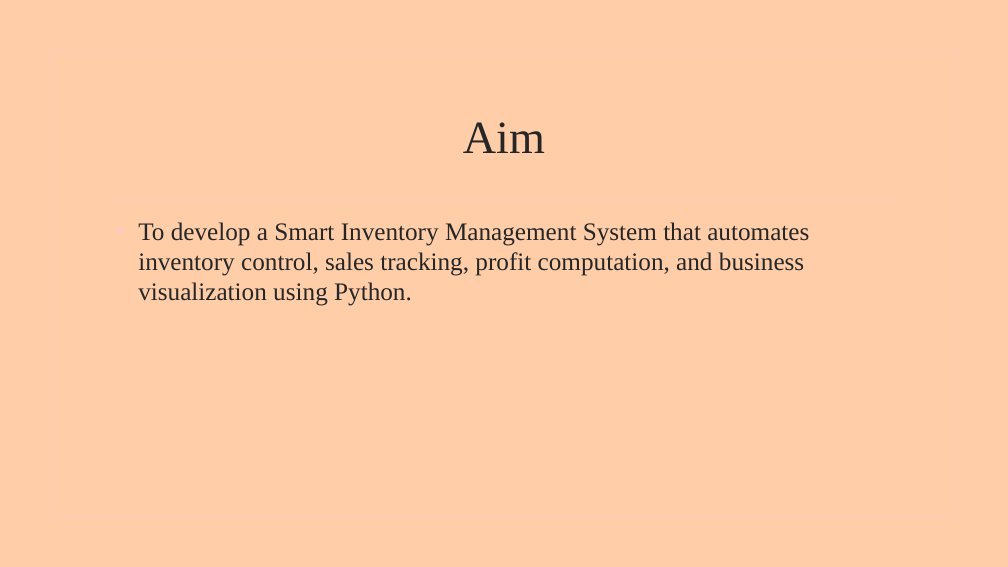
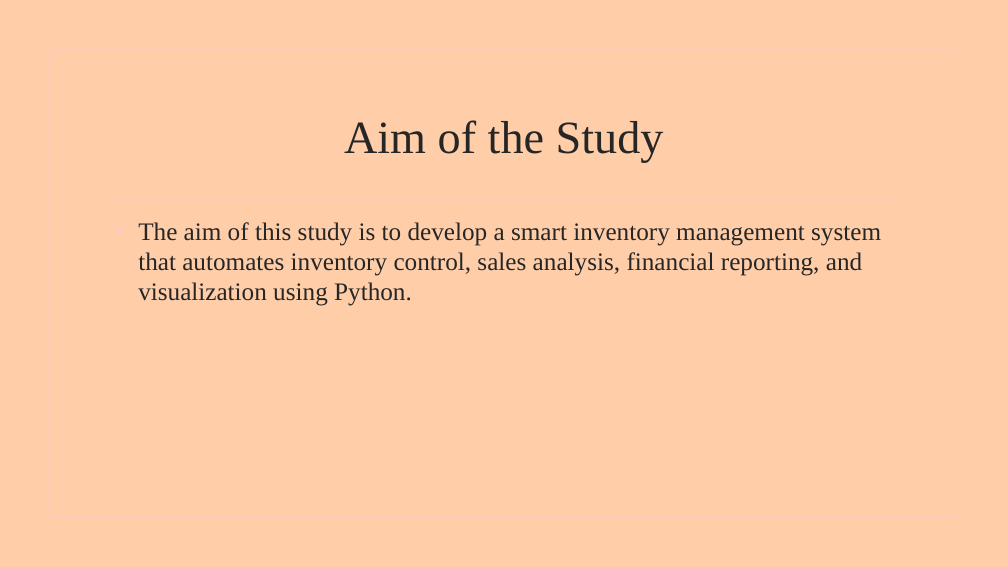
Before and after one commit to Ayomikun721/PYTHON-SYNTHAX, a slide deck: slide 6 of AYOMIKUN PYTHON SYNTHAX.pptx. Drawn at 1008x567 pixels with LibreOffice and Linux fonts; fonts in the diff are those of the drawing; background and template pictures are left out. Boxes give left, top, right and bottom in pixels: in the first picture for what was removed or moved away, otherwise in the second. Text is boxed around its words. In the diff, an @@ line names an element or a change of style, - is before the commit and + after.

```diff
--- a/AYOMIKUN PYTHON SYNTHAX.pptx
+++ b/AYOMIKUN PYTHON SYNTHAX.pptx
@@ title at bbox=[344, 120, 664, 162]: text changed @@
-Aim
+Aim of the Study
@@ text at bbox=[138, 222, 881, 306]: text changed @@
-• To develop a Smart Inventory Management System that automates inventory control, sales tracking, profit computation, and business visualization using Python.
+• The aim of this study is to develop a smart inventory management system that automates inventory control, sales analysis, financial reporting, and visualization using Python.
```
Also in this commit, not shown: 13 other slides changed, 3 slides added, 1 slide removed, 1 other file.
